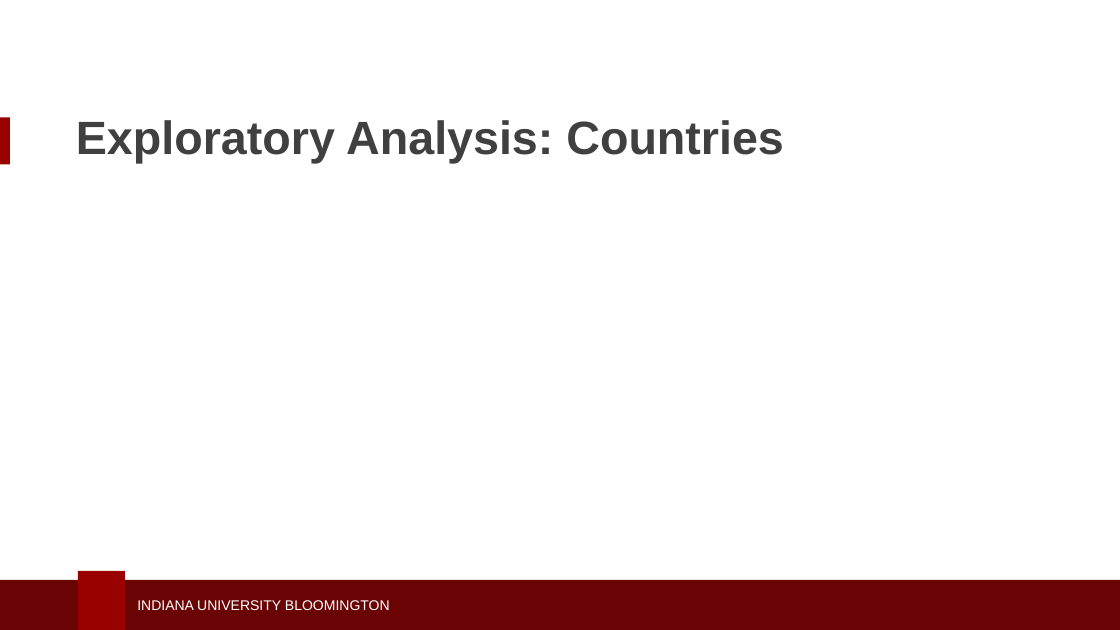
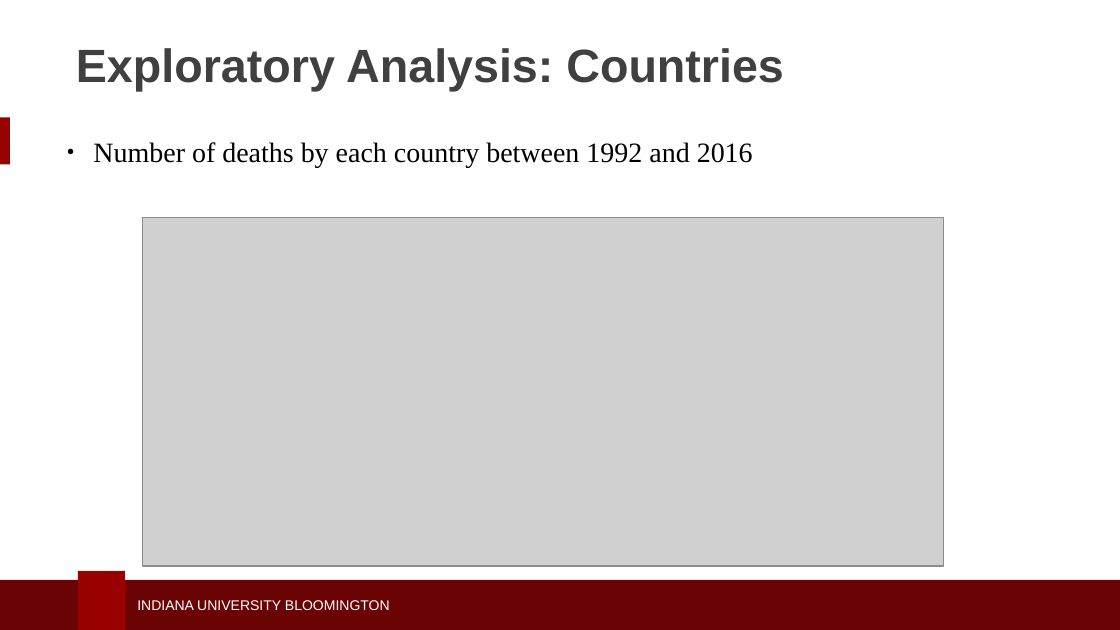
Before and after one commit to seashiva94/data_viz_project, a slide deck: slide 16 of dviz_ppt.pptx. Drawn at 1120x630 pixels with LibreOffice and Linux fonts; fonts in the diff are those of the drawing; grey boxes stand for pictures; background and template pictures are left out. Boxes give left, top, right and bottom in pixels: in the first picture for what was removed or moved away, otherwise in the second. Text is boxed around its words. In the diff, an @@ line names an element or a change of style, - is before the commit and + after.

```diff
--- a/dviz_ppt.pptx
+++ b/dviz_ppt.pptx
@@ text "Exploratory Analysis: Countries": place and size @@
-text "Exploratory Analysis: Countries" at <box>76,120,784,163</box>
+text "Exploratory Analysis: Countries" at <box>76,48,784,91</box>
@@ text added at <box>93,142,753,167</box>, 18 pt, text #000000 @@
+● Number of deaths by each country between 1992 and 2016
@@ picture added at <box>142,217,944,566</box> @@
```
Also in this commit, not shown: 11 other slides changed, 7 slides added, 6 slides removed.
